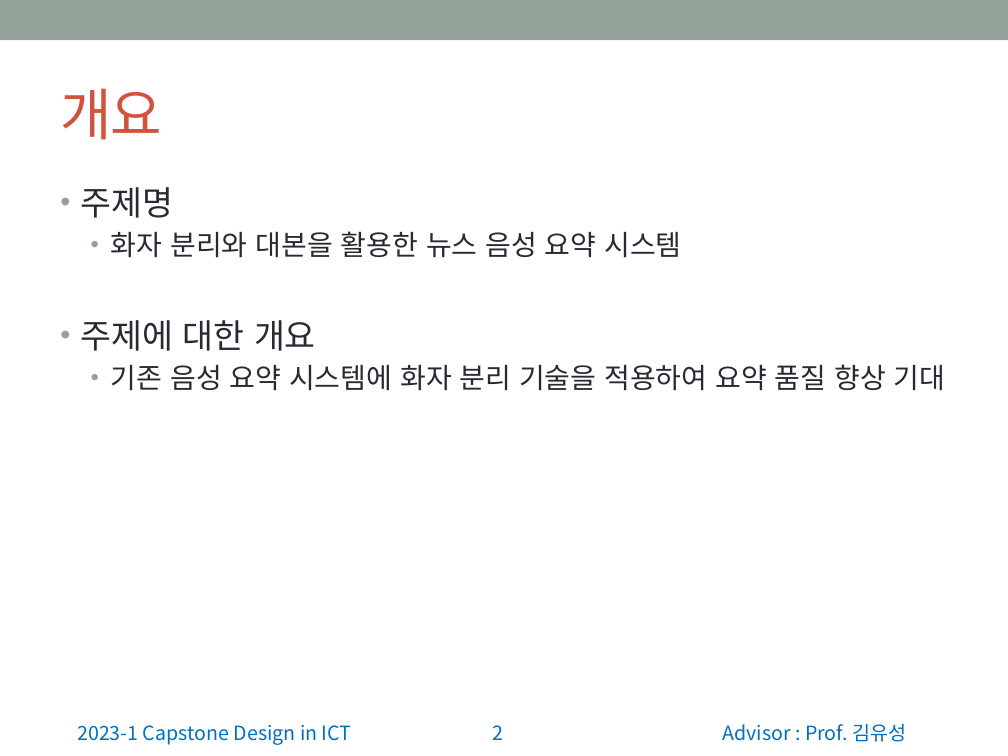
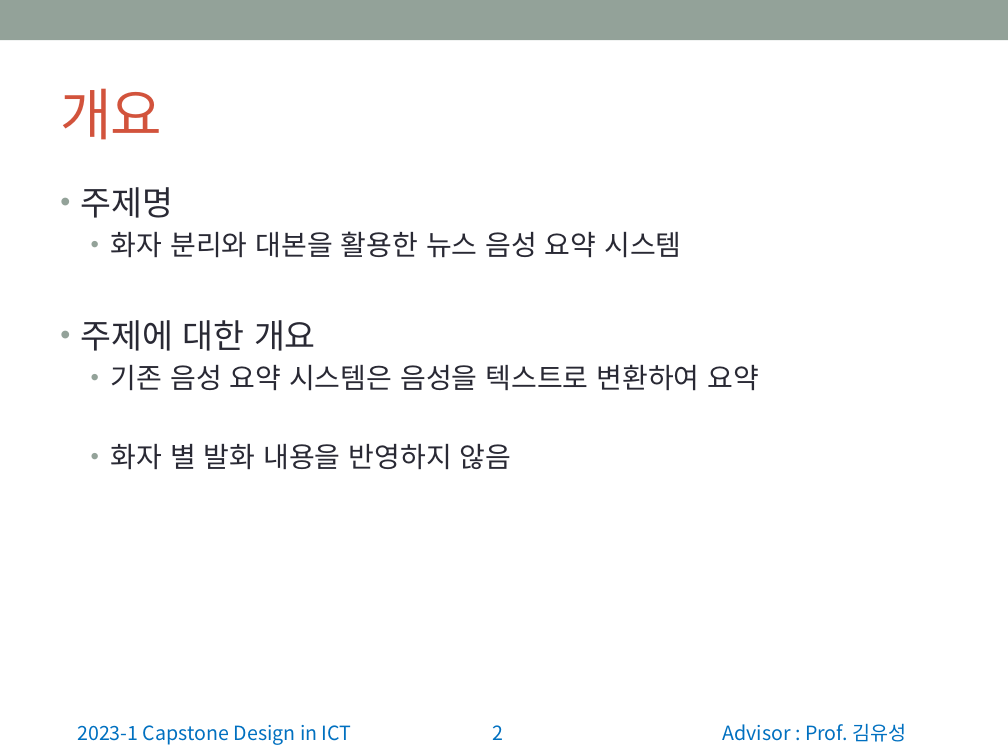
Before and after one commit to wonchul98/audio-to-summary, a slide deck: slide 2 of ppt/정보통신종합설계 중간발표 앞부분.pptx. Drawn at 1008x756 pixels with LibreOffice and Linux fonts; fonts in the diff are those of the drawing. Boxes give left, top, right and bottom in pixels: in the first picture for what was removed or moved away, otherwise in the second. Text is boxed around its words. In the diff, an @@ line names an element or a change of style, - is before the commit and + after.

```diff
--- a/ppt/정보통신종합설계 중간발표 앞부분.pptx
+++ b/ppt/정보통신종합설계 중간발표 앞부분.pptx
@@ text at (x1=111, y1=364, x2=760, y2=469): text changed @@
-  • 기존 음성 요약 시스템에 화자 분리 기술을 적용하여 요약 품질 향상 기대
+  • 기존 음성 요약 시스템은 음성을 텍스트로 변환하여 요약
+  • 화자 별 발화 내용을 반영하지 않음
```
Also in this commit, not shown: 3 other slides changed, 1 slide added.
